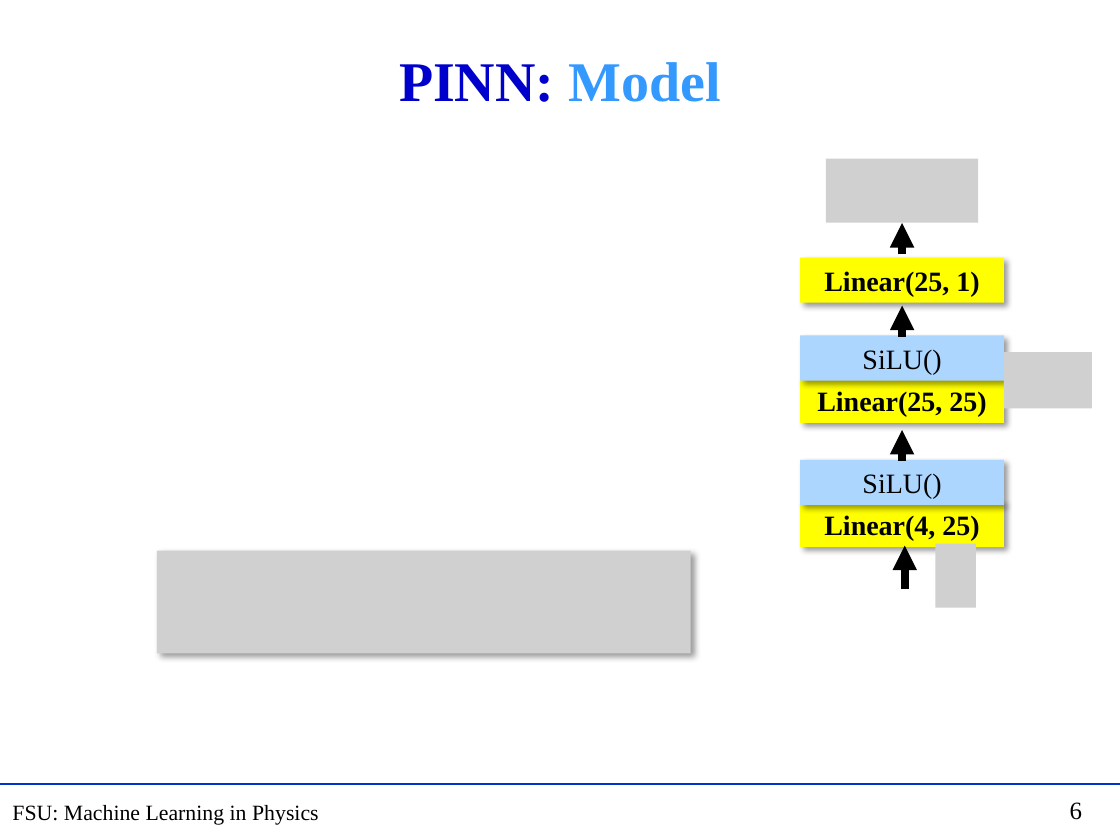
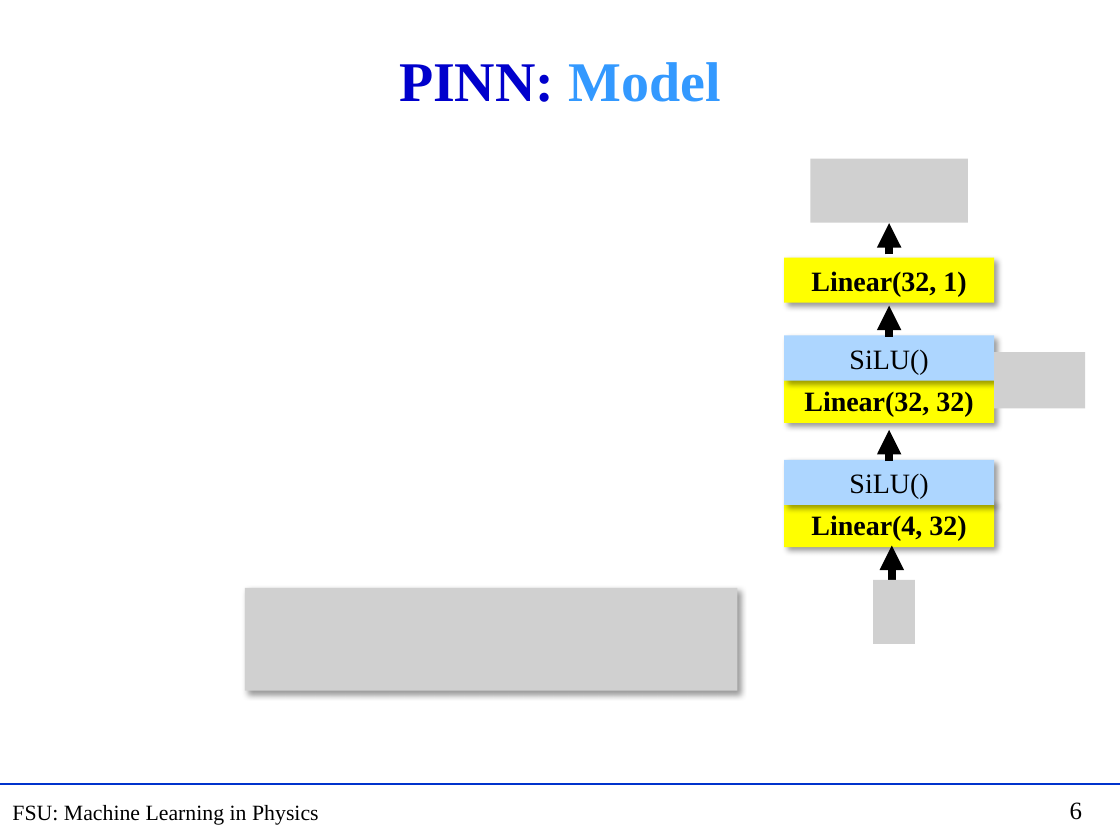
Before and after one commit to hbprosper/MLinPhysics, a slide deck: slide 6 of Lectures/Week08/Lecture15.pptx. Drawn at 1120x840 pixels with LibreOffice and Linux fonts; fonts in the diff are those of the drawing; grey boxes stand for pictures. Boxes give left, top, right and bottom in pixels: in the first picture for what was removed or moved away, otherwise in the second. Text is boxed around its words. In the diff, an @@ line names an element or a change of style, - is before the commit and + after.

```diff
--- a/Lectures/Week08/Lecture15.pptx
+++ b/Lectures/Week08/Lecture15.pptx
@@ picture: place and size @@
-picture at (825, 159, 978, 223)
+picture at (811, 159, 969, 223)
@@ rectangle "Linear(32, 1)": place and size @@
-rectangle "Linear(32, 1)" at (800, 258, 1004, 302)
+rectangle "Linear(32, 1)" at (784, 258, 995, 302)
@@ text in rectangle at (811, 271, 966, 296): text changed @@
-Linear(25, 1)
+Linear(32, 1)
@@ rectangle "SiLU()": place and size @@
-rectangle "SiLU()" at (800, 336, 1004, 381)
+rectangle "SiLU()" at (784, 336, 995, 381)
@@ picture: place and size @@
-picture at (1004, 352, 1092, 408)
+picture at (995, 352, 1085, 408)
@@ rectangle "Linear(32, 32)": place and size @@
-rectangle "Linear(32, 32)" at (800, 377, 1004, 422)
+rectangle "Linear(32, 32)" at (784, 377, 995, 422)
@@ text in rectangle at (804, 391, 973, 416): text changed @@
-Linear(25, 25)
+Linear(32, 32)
@@ rectangle "SiLU()": place and size @@
-rectangle "SiLU()" at (800, 460, 1004, 505)
+rectangle "SiLU()" at (784, 460, 995, 505)
@@ rectangle "Linear(4, 32)": place and size @@
-rectangle "Linear(4, 32)" at (800, 502, 1004, 547)
+rectangle "Linear(4, 32)" at (784, 502, 995, 547)
@@ text in rectangle at (811, 515, 966, 541): text changed @@
-Linear(4, 25)
+Linear(4, 32)
@@ 4 arrows: place and size @@
-4 arrows at (902, 223, 905, 589)
+4 arrows at (889, 223, 892, 589)
@@ picture removed at (935, 543, 976, 607) @@
@@ picture: place and size @@
-picture at (157, 551, 691, 654)
+picture at (245, 588, 738, 691)
@@ picture added at (874, 580, 915, 644) @@
```
Also in this commit, not shown: 1 other slide changed, 25 other files.
